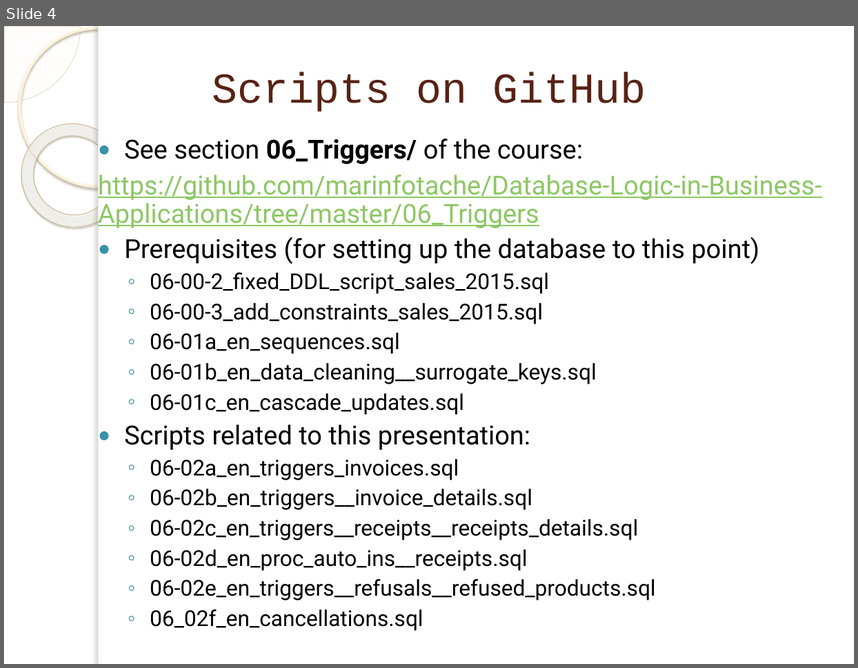
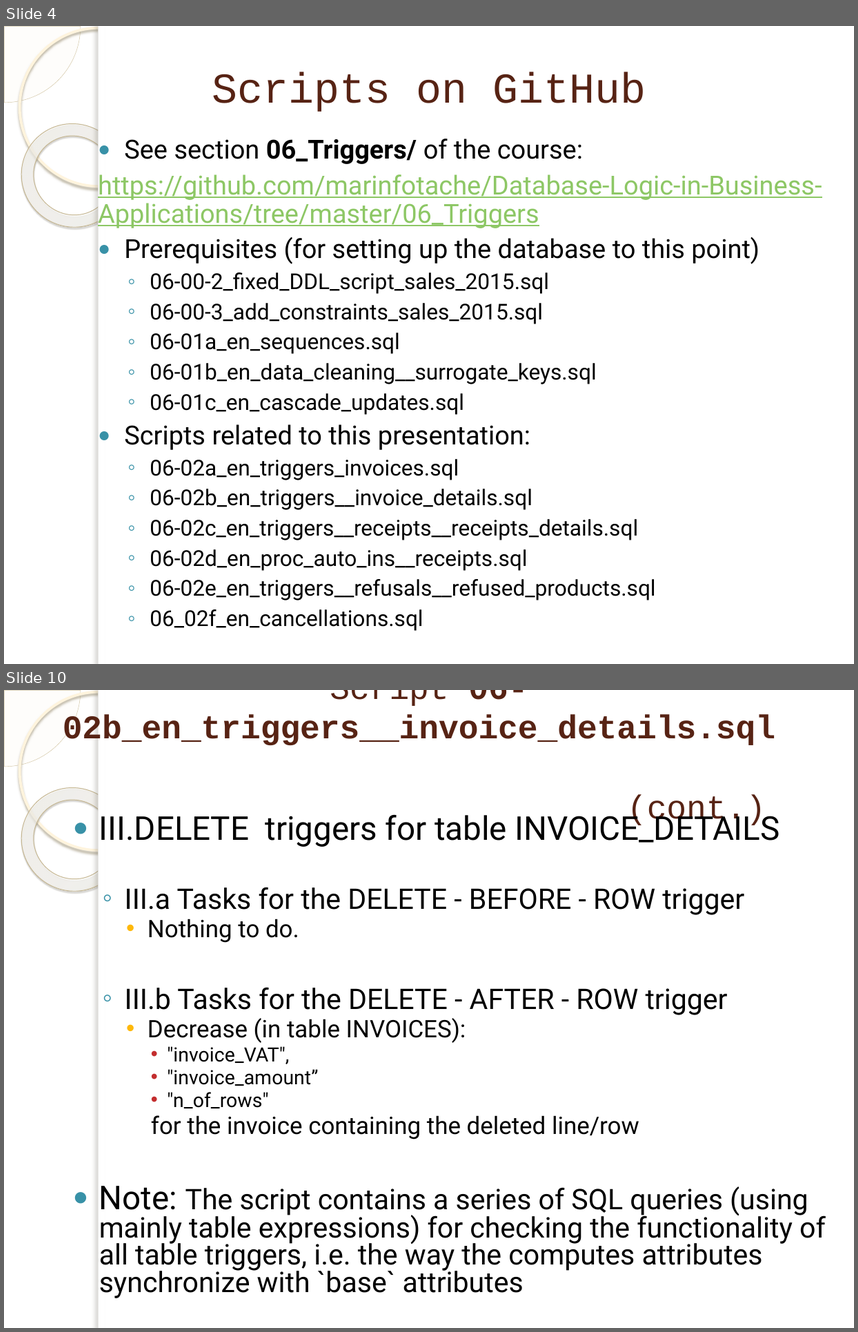
Before and after one commit to marinfotache/Database-Logic-in-Business-Applications, a slide deck: 06_Triggers/06-02_en_Triggers - part 2.pptx. Shown one above the other, each under a label of ours: slide 4 before the commit, slides 4 and 10 after it; the slides between them are not shown. The pictures are 858x668 and 858x1332 pixels, drawn with LibreOffice and Linux fonts; fonts in the diff are those of the drawing; background and template pictures are left out. Boxes give left, top, right and bottom in pixels: in the first picture for what was removed or moved away, otherwise in the second. Text is boxed around its words. In the diff, an @@ line names an element or a change of style, - is before the commit and + after.

```diff
--- a/06_Triggers/06-02_en_Triggers - part 2.pptx
+++ b/06_Triggers/06-02_en_Triggers - part 2.pptx
@@ slide 10 added at bbox=[4, 690, 854, 1328], background picture (left out); not listed: 5 template elements that a slide beside it also shows @@
@@ title added at bbox=[63, 690, 775, 827], 28 pt, text #572314, bold @@
+Script 06-02b_en_triggers__invoice_details.sql
+(cont.)
@@ text added at bbox=[99, 810, 826, 1298], 24.1 pt, text #000000 @@
+● III.DELETE triggers for table INVOICE_DETAILS
+  ◦ III.a Tasks for the DELETE - BEFORE - ROW trigger
+    • Nothing to do.
+  ◦ III.b Tasks for the DELETE - AFTER - ROW trigger
+    • Decrease (in table INVOICES):
+      • "invoice_VAT",
+      • "invoice_amount”
+      • "n_of_rows"
+      for the invoice containing the deleted line/row
+● Note: The script contains a series of SQL queries (using mainly table expressions) for checking the functionality of all table triggers, i.e. the way the computes attributes synchronize with `base` attributes
```
Also in this commit, not shown: 2 slides changed, 4 other slides added, 2 other files.
